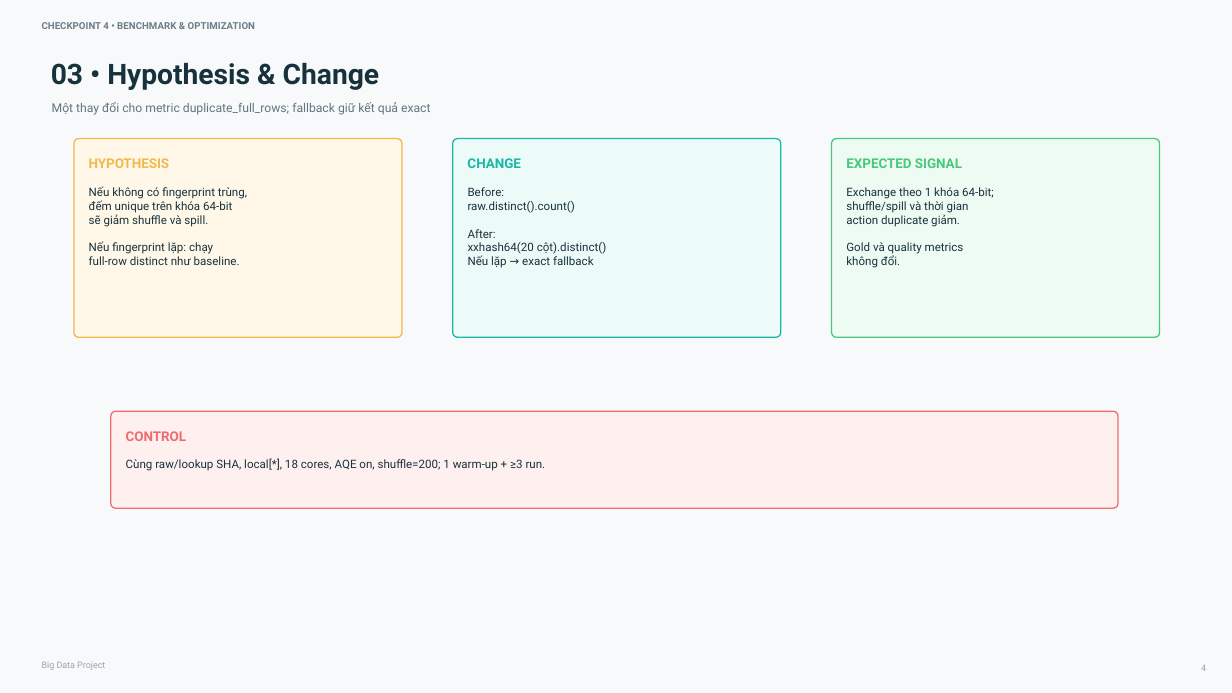
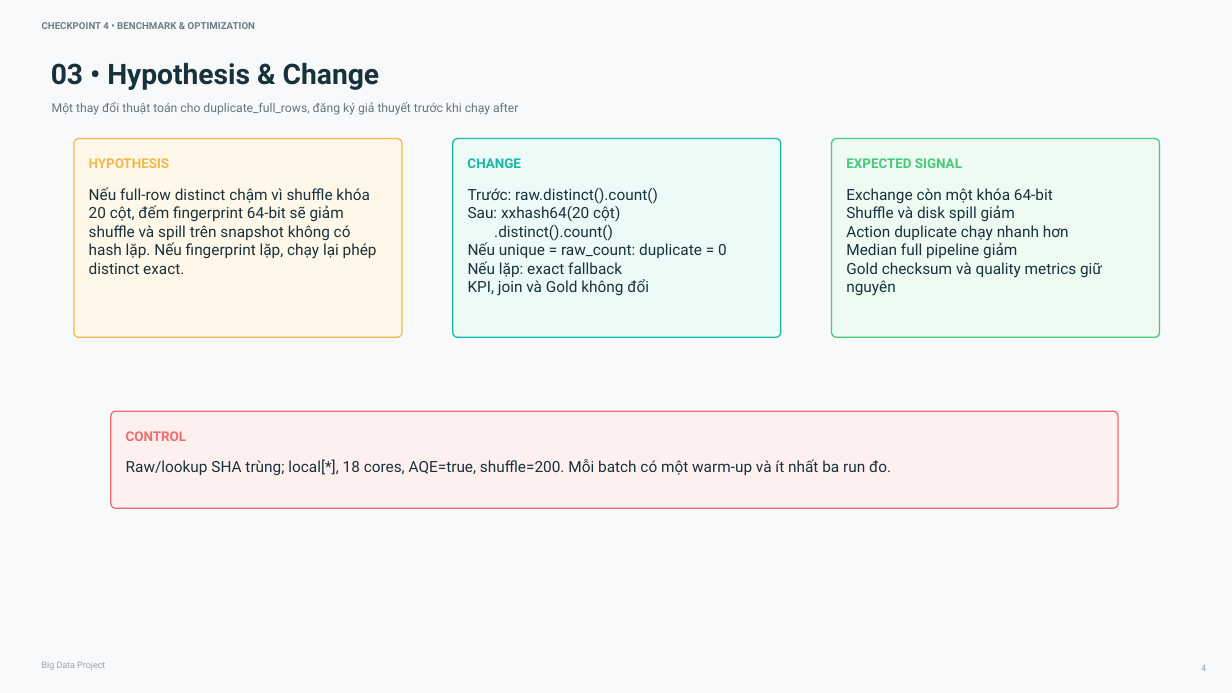
Before and after one commit to luxk-ie/big-data-spark, a slide deck: slide 4 of reports/Checkpoint4_Report.pptx. Drawn at 1232x693 pixels with LibreOffice and Linux fonts; fonts in the diff are those of the drawing. Boxes give left, top, right and bottom in pixels: in the first picture for what was removed or moved away, otherwise in the second. Text is boxed around its words. In the diff, an @@ line names an element or a change of style, - is before the commit and + after.

```diff
--- a/reports/Checkpoint4_Report.pptx
+++ b/reports/Checkpoint4_Report.pptx
@@ text at [52,102,518,115]: text changed @@
-Một thay đổi cho metric duplicate_full_rows; fallback giữ kết quả exact
+Một thay đổi thuật toán cho duplicate_full_rows, đăng ký giả thuyết trước khi chạy after
@@ text at [89,187,377,274]: text changed; size 9 to 12 pt @@
-Nếu không có fingerprint trùng,
-đếm unique trên khóa 64-bit
-sẽ giảm shuffle và spill.
-Nếu fingerprint lặp: chạy
-full-row distinct như baseline.
+Nếu full-row distinct chậm vì shuffle khóa 20 cột, đếm fingerprint 64-bit sẽ giảm shuffle và spill trên snapshot không có hash lặp. Nếu fingerprint lặp, chạy lại phép distinct exact.
@@ text at [468,188,727,296]: text changed; size 9 to 12 pt @@
-Before:
-raw.distinct().count()
-After:
-xxhash64(20 cột).distinct()
-Nếu lặp → exact fallback
+Trước: raw.distinct().count()
+Sau: xxhash64(20 cột)
+.distinct().count()
+Nếu unique = raw_count: duplicate = 0
+Nếu lặp: exact fallback
+KPI, join và Gold không đổi
@@ text at [846,188,1102,296]: text changed; size 9 to 12 pt @@
-Exchange theo 1 khóa 64-bit;
-shuffle/spill và thời gian
-action duplicate giảm.
-Gold và quality metrics
-không đổi.
+Exchange còn một khóa 64-bit
+Shuffle và disk spill giảm
+Action duplicate chạy nhanh hơn
+Median full pipeline giảm
+Gold checksum và quality metrics giữ nguyên
@@ text at [126,459,891,475]: text changed; size 9 to 12 pt @@
-Cùng raw/lookup SHA, local[*], 18 cores, AQE on, shuffle=200; 1 warm-up + ≥3 run.
+Raw/lookup SHA trùng; local[*], 18 cores, AQE=true, shuffle=200. Mỗi batch có một warm-up và ít nhất ba run đo.
```
Also in this commit, not shown: 5 other slides changed, 21 other files.
